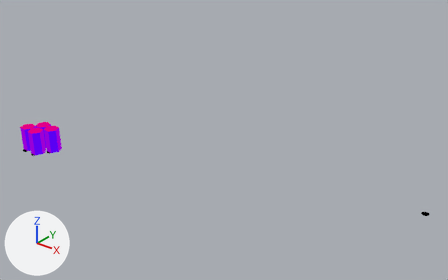
One commit to the Blender file experiments/split_and_join/split_and_join.blend: the scene before it, then after it.
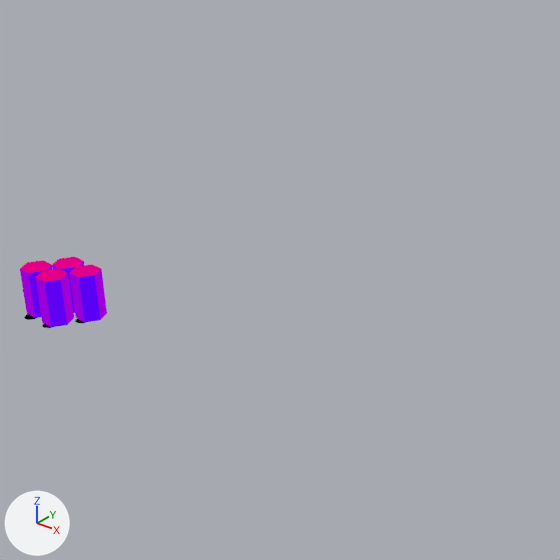
Each version is shown whole from a camera (50 mm lens) standing at (53.0, -20.9, 21.5) and looking at (24.1, 15.2, -0.9), then close up on the part from 2% to 62% of the width and 0% to 95% of the height. Every picture has the same lights, and +X, +Y and +Z are marked at lower left.

Names of what the first close-up shows: 'actor.001', 'actor.002', 'actor.004'.
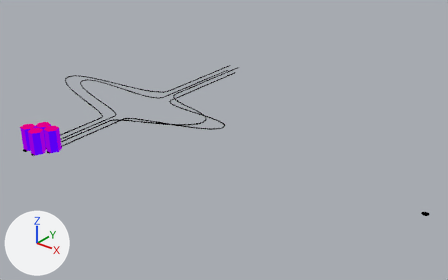
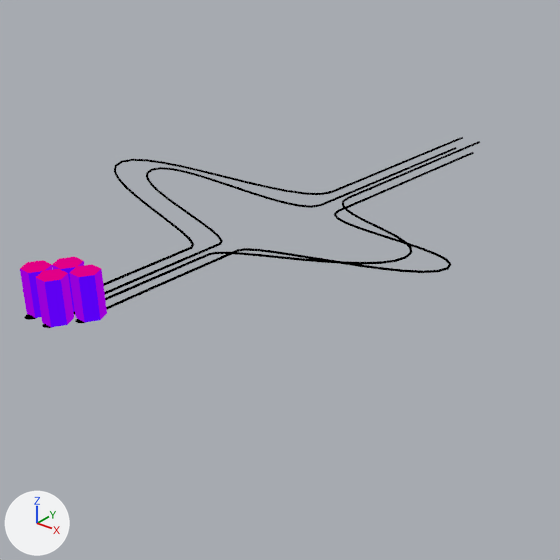
What differs and where, as boxes [x1, y1, x2, y2] in the close-ups (560 x 560 px):
'BezierCurve.004', shown
    after: [106, 152, 474, 310]
'BezierCurve.002', shown
    after: [73, 141, 480, 314]
'BezierCurve.001', shown
    after: [103, 137, 463, 286]
'BezierCurve.003', shown
    after: [104, 147, 457, 294]

The edits, one by one:
Object 'BezierCurve.001' (ob_beziercurve_001) is now shown.
Object 'BezierCurve.003' (ob_beziercurve_003) is now shown.
Object 'BezierCurve.002' (ob_beziercurve_002) is now shown.
Object 'BezierCurve.004' (ob_beziercurve_004) is now shown.
